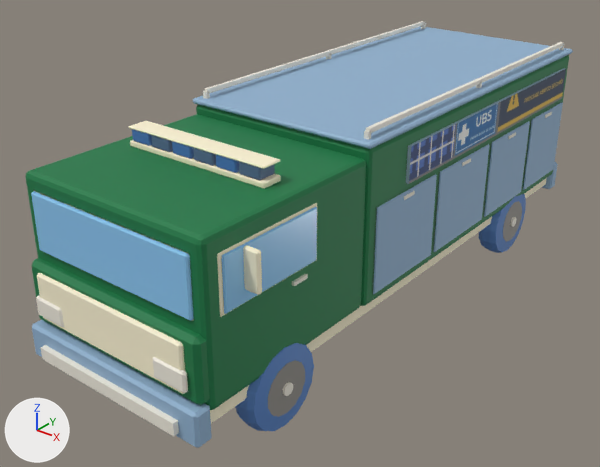
Renders of the FBX model UnityProject/Assets/Itens/Caminhao_Bombeiros.fbx from each side of a commit.
One viewpoint serves both versions: a camera (50 mm lens) standing at (5.43, -7.68, 5.34) and looking at (-0.29, -0.53, 0.91). Lighting does not change. The marker at lower left points along +X, +Y and +Z. The first picture is the older version. Where no turn or scale is listed for an object, it has been applied to the vertices. Vertices at exactly the same position are counted once.

Objects in the first picture: 'Cabine', 'Caminhao_Bombeiros', 'Carroceria', 'Giroflex', 'Roda1', 'Roda3', 'Vidro'.
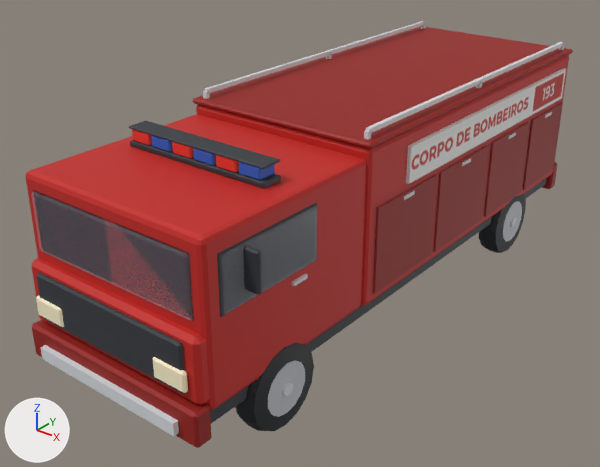
Boxes [x1, y1, x2, y2] around the edits, measured in the pictures (600 x 467 px):
part 1 of me_caminhao_bombeiros, surface changed: [32, 162, 558, 448] in both
part 2 of me_carroceria, surface changed (blue to red): [193, 21, 573, 306] in both
part 3 of me_roda1, surface changed: [235, 343, 314, 431] in both
part 4 of me_cabine, surface changed (green to red): [25, 114, 366, 410] in both
part 5 of me_vidro, surface changed (blue): before [31, 191, 317, 321]
part 6 of me_roda3, surface changed: [479, 194, 526, 253] in both
part 7 of me_giroflex, surface changed (darker): [129, 121, 281, 189] in both

The change in detail:
me_giroflex has 192 vertices, 208 faces and spans x -0.9..0.9, y -0.12..0.12, z 0.0..0.22.
me_giroflex is used by ob_giroflex; location (0.0, -2.4, 2.46).
me_giroflex part 7: texture (UV) coordinates of 208 of 208 faces, centred in x -0.9..0.9, y -0.12..0.12, z 0.0..0.22, changed; they spanned u 0.39..0.45, v 0.89..0.89 and now span u 0.2..0.23, v 0.95..0.95.
me_cabine has 288 vertices, 300 faces and spans x -1.38..1.38, y -3.76..-1.28, z 0.76..2.46.
me_cabine is used by ob_cabine; location (0.0, 0.0, 0.0).
me_cabine part 4: 300 kept faces spanning x -1.38..1.38, y -3.76..-1.28, z 0.76..2.46 get new texture (UV) coordinates.
me_vidro has 56 vertices, 62 faces and spans x -1.22..1.22, y -3.63..-2.14, z 1.67..2.29.
me_vidro is used by ob_vidro; location (0.0, 0.0, 0.0).
me_vidro part 5: texture (UV) coordinates of 62 of 62 faces, centred in x -1.22..1.22, y -3.63..-2.15, z 1.67..2.29, changed; they spanned u 0.45..0.45, v 0.98..0.98 and now span u 0.23..0.23, v 0.99..0.99.
me_roda3 has 164 vertices, 198 faces and spans x -0.15..0.176, y -0.48..0.48, z -0.48..0.48.
me_roda3 is used by ob_roda3; location (1.06, 2.3, 0.48).
me_roda3 part 6: texture (UV) coordinates of 198 of 198 faces, centred in x -0.15..0.176, y -0.462..0.462, z -0.462..0.462, changed; they spanned u 0.27..0.33, v 0.89..0.89 and now span u 0.13..0.16, v 0.95..0.95.
me_carroceria has 476 vertices, 480 faces and spans x -1.25..1.25, y -1.32..3.65, z 0.76..2.73.
me_carroceria is used by ob_carroceria; location (0.0, 0.0, 0.0).
me_carroceria part 2: 480 kept faces spanning x -1.25..1.25, y -1.32..3.65, z 0.76..2.73 get new texture (UV) coordinates.
me_caminhao_bombeiros has 96 vertices, 96 faces and spans x -1.18..1.18, y -3.84..3.8, z 0.42..0.9.
me_caminhao_bombeiros is used by ob_caminhao_bombeiros; location (0.0, 0.0, 0.0).
me_caminhao_bombeiros part 1: texture (UV) coordinates of 96 of 96 faces, centred in x -1.18..1.18, y -3.84..3.8, z 0.42..0.9, changed; they spanned u 0.2..0.45, v 0.89..0.89 and now span u 0.1..0.23, v 0.95..0.95.
me_roda1 has 164 vertices, 198 faces and spans x -0.15..0.176, y -0.48..0.48, z -0.48..0.48.
me_roda1 is used by ob_roda1; location (1.06, -2.6, 0.48).
me_roda1 part 3: texture (UV) coordinates of 198 of 198 faces, centred in x -0.15..0.176, y -0.462..0.462, z -0.462..0.462, changed; they spanned u 0.27..0.33, v 0.89..0.89 and now span u 0.13..0.16, v 0.95..0.95.
